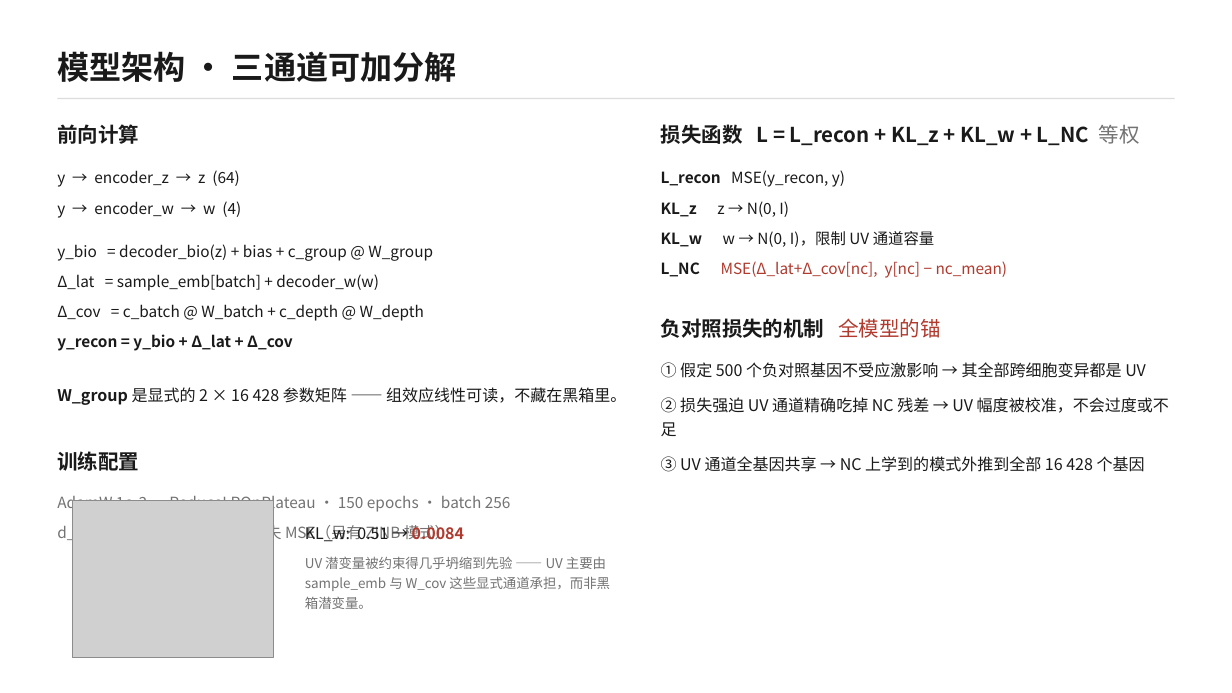
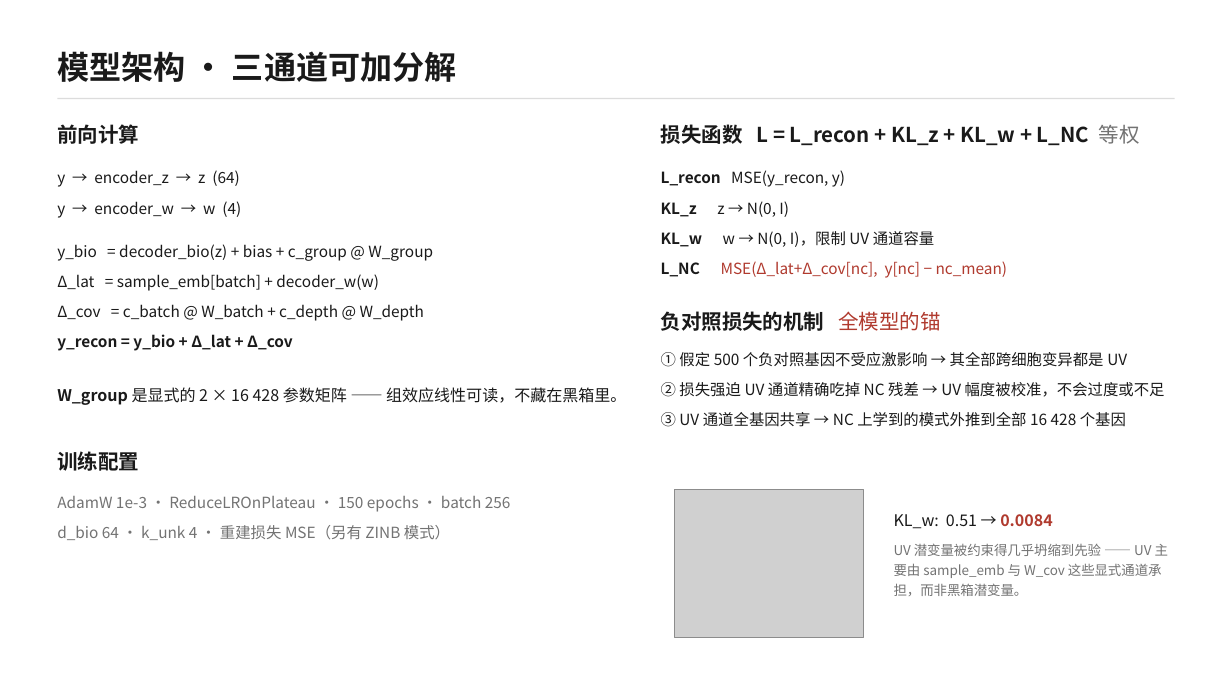
Before and after one commit to juychen/RUVDEG, a slide deck: slide 2 of RUVVAE_slides.pptx. Drawn at 1232x693 pixels with LibreOffice and Linux fonts; fonts in the diff are those of the drawing; grey boxes stand for pictures. Boxes give left, top, right and bottom in pixels: in the first picture for what was removed or moved away, otherwise in the second. Text is boxed around its words. In the diff, an @@ line names an element or a change of style, - is before the commit and + after.

```diff
--- a/RUVVAE_slides.pptx
+++ b/RUVVAE_slides.pptx
@@ text at [661, 261, 1165, 427]: size 12.5 to 12 pt in "① 假定 500 个负对照基因不受应激影响 → 其全部跨细胞变异都是 UV", "② 损失强迫 UV 通道精确吃掉 NC 残差 → ...", "③ UV 通道全基因共享 → NC 上学到的模式外推到全部 16 ..."; less space between paragraphs @@
@@ picture: place and size @@
-picture at [72, 501, 274, 658]
+picture at [675, 490, 864, 638]
@@ text "KL_w: 0.51 → 0.0084" rewrapped from [305, 525, 610, 609] to [894, 514, 1168, 596] @@
```
Also in this commit, not shown: 6 other files.
